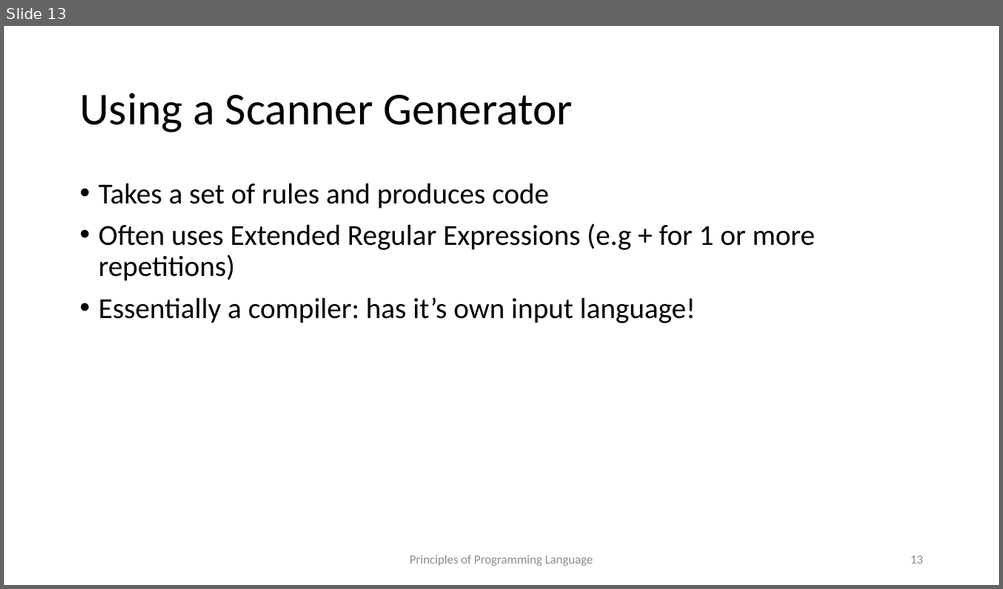
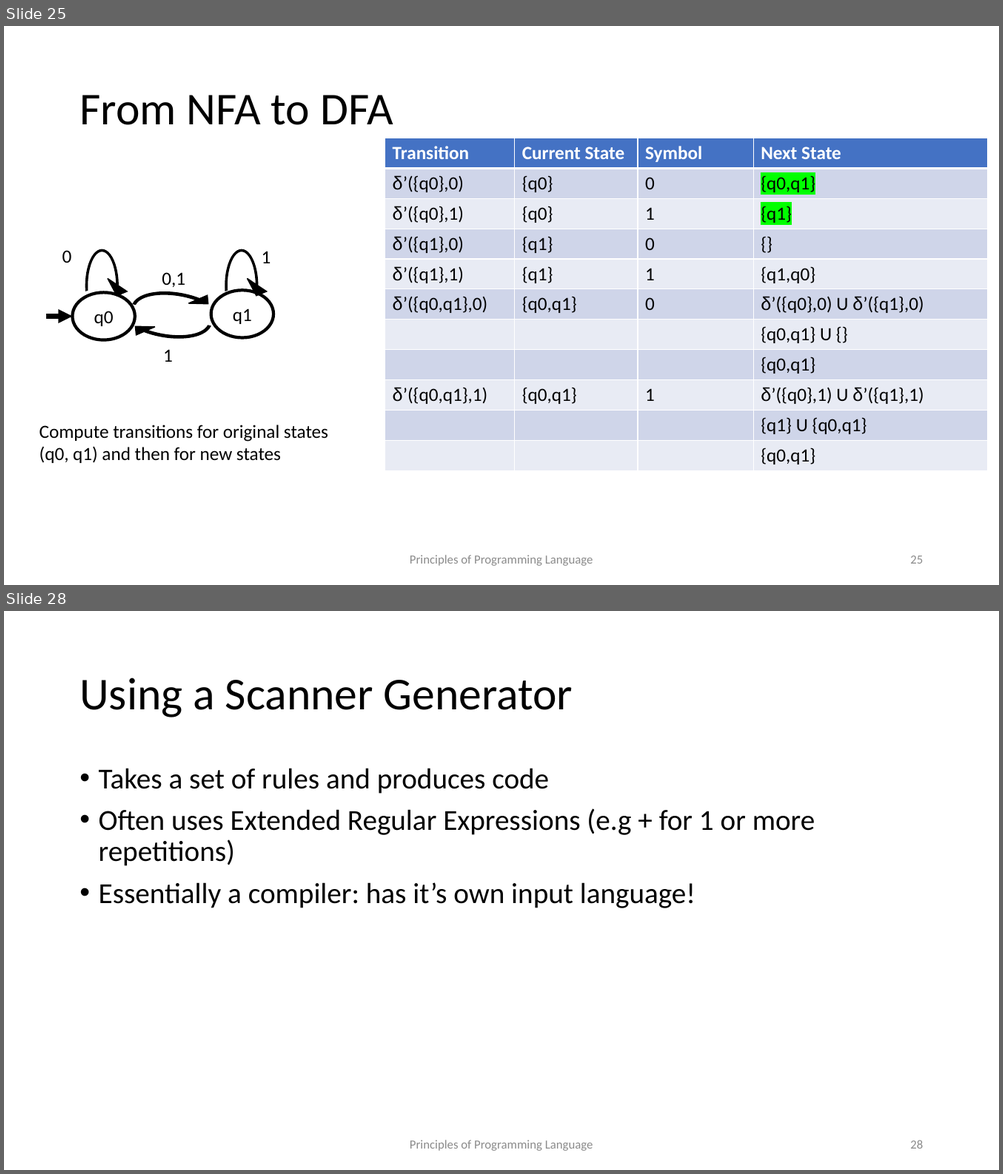
Before and after one commit to kongm/pl-design, a slide deck: scanning.pptx. Shown one above the other, each under a label of ours: slide 13 before the commit, slides 25 and 28 after it; the slides between them are not shown. The pictures are 1003x589 and 1003x1174 pixels, drawn with LibreOffice and Linux fonts; fonts in the diff are those of the drawing. Boxes give left, top, right and bottom in pixels: in the first picture for what was removed or moved away, otherwise in the second. Text is boxed around its words. In the diff, an @@ line names an element or a change of style, - is before the commit and + after.

```diff
--- a/scanning.pptx
+++ b/scanning.pptx
@@ slide 25 added at (4, 26, 999, 585), background #FFFFFF @@
@@ title added at (79, 95, 392, 125), 44 pt, text #000000 @@
+From NFA to DFA
@@ table added at (385, 138, 988, 471), 11 rows, 4 columns @@
+Transition | Current State | Symbol | Next State
+δ’({q0},0) | {q0} | 0 | {q0,q1}
+δ’({q0},1) | {q0} | 1 | {q1}
+δ’({q1},0) | {q1} | 0 | {}
+δ’({q1},1) | {q1} | 1 | {q1,q0}
+δ’({q0,q1},0) | {q0,q1} | 0 | δ’({q0},0) U δ’({q1},0)
+ |  |  | {q0,q1} U {}
+ |  |  | {q0,q1}
+δ’({q0,q1},1) | {q0,q1} | 1 | δ’({q0},1) U δ’({q1},1)
+ |  |  | {q1} U {q0,q1}
+ |  |  | {q0,q1}
@@ circular arrow added at (75, 238, 128, 332), fill #000000, outline #000000 1 pt @@
@@ circular arrow added at (214, 238, 268, 332), fill #000000, outline #000000 1 pt @@
@@ text added at (62, 250, 72, 263), 18 pt, text #000000 @@
+0
@@ text added at (262, 251, 271, 264), 18 pt, text #000000 @@
+1
@@ circular arrow added at (102, 272, 226, 357), fill #000000, outline #000000 1 pt @@
@@ circular arrow added at (116, 274, 242, 359), fill #000000, outline #000000 1 pt @@
@@ text added at (162, 272, 185, 287), 18 pt, text #000000 @@
+0,1
@@ ellipse added at (210, 290, 273, 338), outline #000000 3 pt, 18 pt, text #000000 @@
+q1
@@ ellipse added at (73, 292, 135, 340), outline #000000 3 pt, 18 pt, text #000000 @@
+q0
@@ arrow added from (45, 316) to (73, 316), #000000 4.5 pt @@
@@ text added at (163, 349, 173, 362), 18 pt, text #000000 @@
+1
@@ text added at (40, 425, 328, 463), 18 pt, text #000000 @@
+Compute transitions for original states (q0, q1) and then for new states
@@ text added at (410, 555, 593, 566), 12 pt, text #8C8C8C @@
+Principles of Programming Language
@@ page number added at (910, 556, 922, 564), 12 pt, text #8C8C8C @@
+25
@@ what was slide 13 is now slide 28 @@
@@ page number at (910, 1140, 922, 1149): text changed @@
-13
+28
```
Also in this commit, not shown: 15 other slides added, 2 other files.
